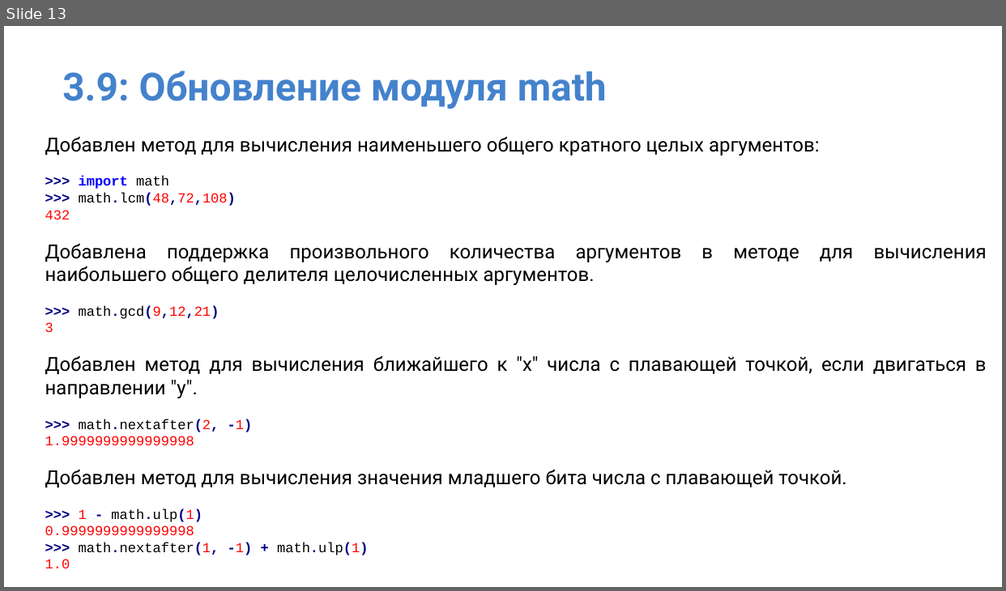
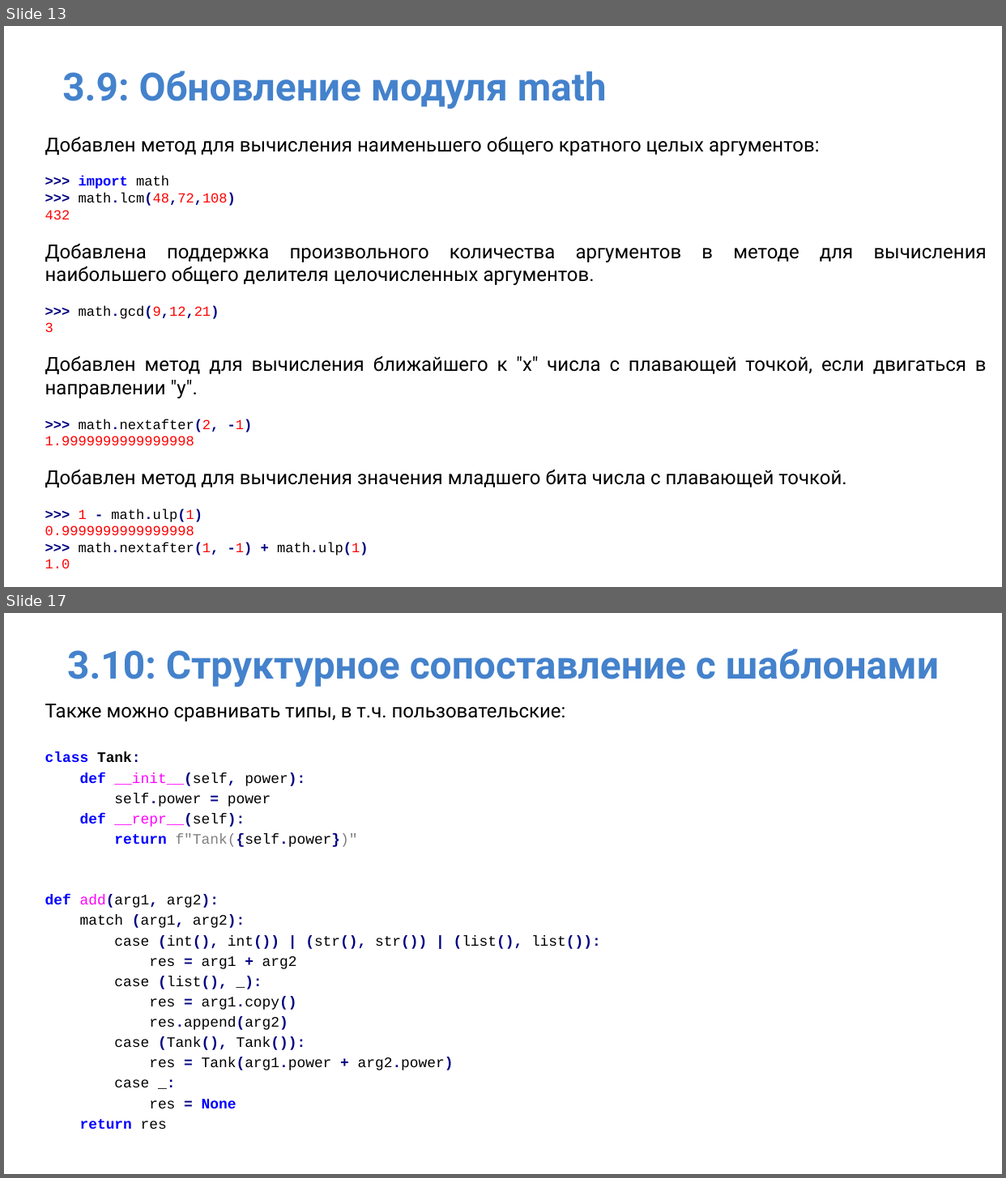
Before and after one commit to IlyaOrlov/PythonCourseKupno, a slide deck: Lectures/py_lec_8.pptx. Shown one above the other, each under a label of ours: slide 13 before the commit, slides 13 and 17 after it; the slides between them are not shown. The pictures are 1006x591 and 1006x1178 pixels, drawn with LibreOffice and Linux fonts; fonts in the diff are those of the drawing. Boxes give left, top, right and bottom in pixels: in the first picture for what was removed or moved away, otherwise in the second. Text is boxed around its words. In the diff, an @@ line names an element or a change of style, - is before the commit and + after.

```diff
--- a/Lectures/py_lec_8.pptx
+++ b/Lectures/py_lec_8.pptx
@@ slide 17 added at [4,613,1002,1174], background #FFFFFF @@
@@ title added at [67,649,939,688], 28 pt, text #4482CC, bold @@
+3.10: Структурное сопоставление с шаблонами
@@ text added at [45,704,601,1129], 10.5 pt, text #000000 @@
+Также можно сравнивать типы, в т.ч. пользовательские:
+class Tank:
+def __init__(self, power):
+self.power = power
+def __repr__(self):
+return f"Tank({self.power})"
+def add(arg1, arg2):
+match (arg1, arg2):
+case (int(), int()) | (str(), str()) | (list(), list()):
+res = arg1 + arg2
+case (list(), _):
+res = arg1.copy()
+res.append(arg2)
+case (Tank(), Tank()):
+res = Tank(arg1.power + arg2.power)
+case _:
+res = None
+return res
```
Also in this commit, not shown: 2 slides changed, 9 other slides added, 2 other files.
